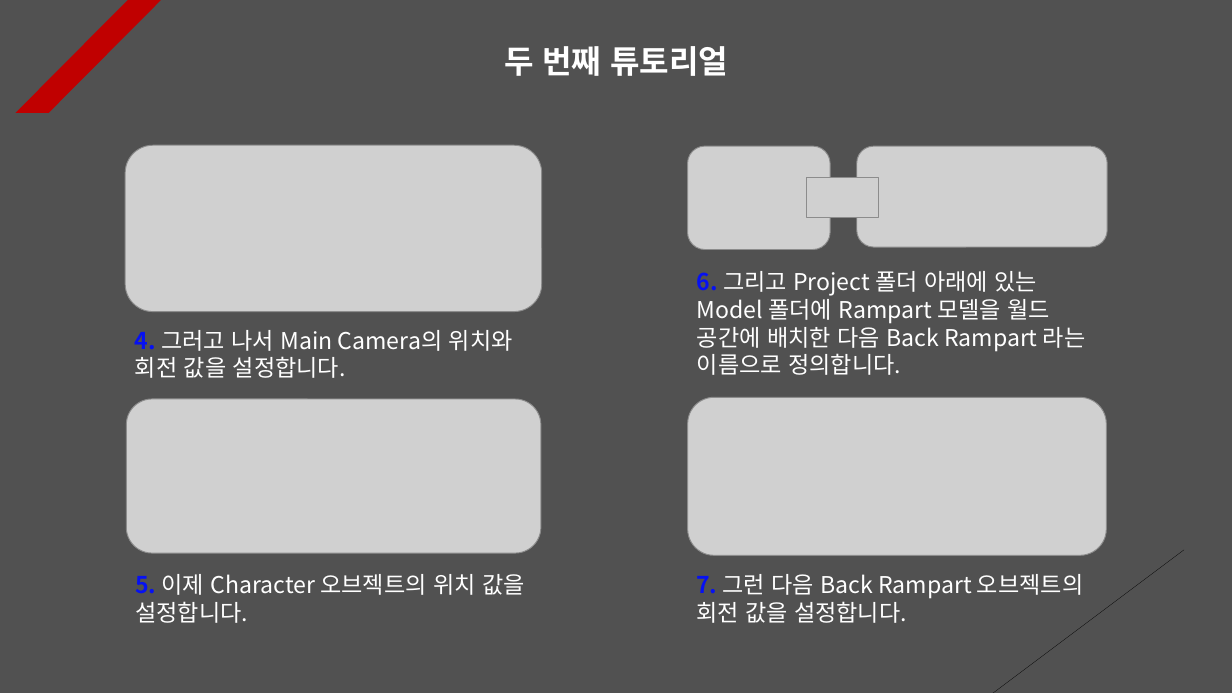
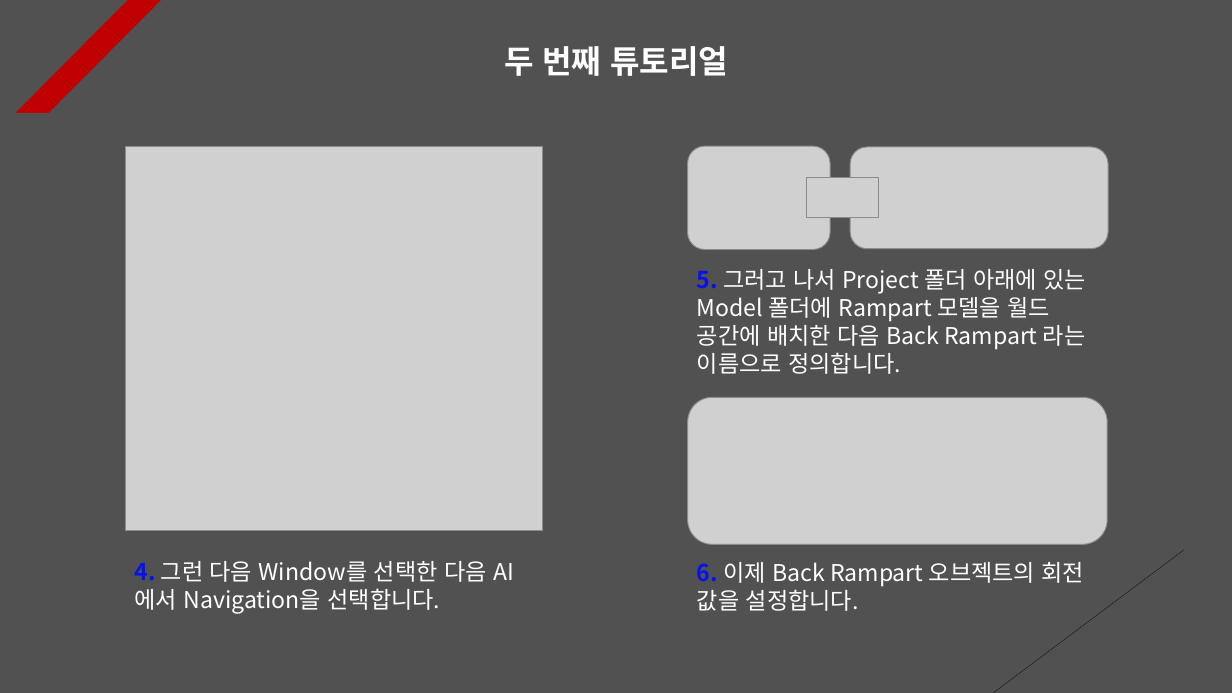
Before and after one commit to Unity2033/3D-UnityEngine, a slide deck: slide 2 of Assets/Class/NavMesh Agent/PPT Data/NavMesh Agent Example.pptx. Drawn at 1232x693 pixels with LibreOffice and Linux fonts; fonts in the diff are those of the drawing; grey boxes stand for pictures. Boxes give left, top, right and bottom in pixels: in the first picture for what was removed or moved away, otherwise in the second. Text is boxed around its words. In the diff, an @@ line names an element or a change of style, - is before the commit and + after.

```diff
--- a/Assets/Class/NavMesh Agent/PPT Data/NavMesh Agent Example.pptx
+++ b/Assets/Class/NavMesh Agent/PPT Data/NavMesh Agent Example.pptx
@@ picture removed at [125, 145, 542, 311] @@
@@ picture added at [125, 146, 543, 531] @@
@@ picture: place and size @@
-picture at [857, 146, 1107, 247]
+picture at [850, 147, 1108, 249]
@@ text at [697, 269, 1086, 374]: text changed @@
-6. 그리고 Project 폴더 아래에 있는 Model 폴더에 Rampart 모델을 월드 공간에 배치한 다음 Back Rampart 라는 이름으로 정의합니다.
+5. 그러고 나서 Project 폴더 아래에 있는 Model 폴더에 Rampart 모델을 월드 공간에 배치한 다음 Back Rampart 라는 이름으로 정의합니다.
@@ text removed at [135, 330, 513, 378] @@
-4. 그러고 나서 Main Camera의 위치와 회전 값을 설정합니다.
@@ picture removed at [127, 399, 542, 554] @@
@@ picture: place and size @@
-picture at [688, 397, 1106, 555]
+picture at [688, 397, 1107, 544]
@@ text added at [134, 561, 487, 614], 18 pt, text #FFFFFF @@
+4. 그런 다음 Window를 선택한 다음 AI에서 Navigation을 선택합니다.
@@ text at [697, 562, 1085, 611]: text changed @@
-7. 그런 다음 Back Rampart 오브젝트의 회전 값을 설정합니다.
+6. 이제 Back Rampart 오브젝트의 회전 값을 설정합니다.
@@ text removed at [135, 574, 525, 623] @@
-5. 이제 Character 오브젝트의 위치 값을 설정합니다.
```
Also in this commit, not shown: 9 other slides changed, 5 slides added, 2 slides removed, 16 other files.
